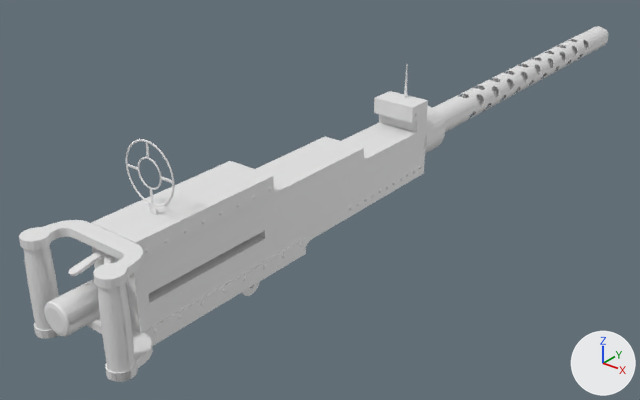
An edit to the Blender file M2 Browning/M2 Browning.blend, drawn before and after from the same camera.
Camera for both pictures: a camera (50 mm lens) standing at (0.909, -1.416, 0.668) and looking at (-0.119, -0.132, -0.128). Every picture has the same lights, and +X, +Y and +Z are marked at lower right. The first picture is the older version. The same objects are shown in both versions, whatever each file hides.

In view in the first picture: 'Barrel Nut', 'Handle Bump', 'Heat Shield', 'Main Body', 'Top Handle' and 4 more.
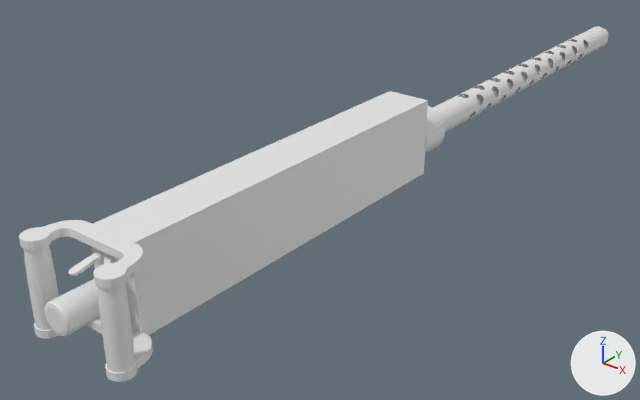
Changed parts and their boxes (x1, y1, x2, y2) in the pictures (640 x 400 px):
```json
{"object": "Main Body", "change": "reshaped", "before": [34, 65, 428, 379], "after": [92, 91, 428, 335], "on screen": "15% narrower, 22% shorter"}
{"part": 1, "of": "me_cube_002", "change": "deleted", "before": [126, 65, 422, 333]}
{"part": 2, "of": "me_cube_002", "change": "reshaped", "before": [41, 94, 418, 379], "after": [93, 94, 418, 335]}
{"object": "Right Handle", "change": "unchanged, uncovered by the edit", "before": [102, 292, 128, 370], "after": [98, 284, 135, 373]}
{"object": "Left Handle", "change": "unchanged, uncovered by the edit", "before": [26, 248, 52, 329], "after": [24, 245, 59, 330]}
{"object": "Bottom Handle", "change": "unchanged, uncovered by the edit", "before": [34, 322, 150, 382], "after": [34, 318, 153, 382]}
```

The change, as JSON lines over the scene's bpy script:
```json
{"block": "me_cube_002", "where": "# used by ob_main_body; location = (0.0, -0.373, 0.009); scale = (0.147, 1.23, 0.256)"}
{"op": "remove", "block": "me_cube_002", "code": "me_cube_002.from_pydata(...)  # 13893 vertices, 11855 faces; spans x -0.688..0.688, y -0.39..0.305, z -0.526..0.757"}
{"op": "add", "block": "me_cube_002", "code": "me_cube_002.from_pydata(...)  # 8 vertices, 6 faces; spans x -0.305..0.305, y -0.305..0.305, z -0.305..0.305"}
{"block": "me_cube_002", "change": "me_cube_002 part 1: 66 loose pieces with 12568 vertices, spanning x -0.344..0.344, y -0.289..0.298, z -0.307..0.757, are deleted"}
{"block": "me_cube_002", "change": "me_cube_002 part 2: 1321 vertices removed from x -0.688..0.688, y -0.39..0.276, z -0.526..0.309; 4 vertices added at x -0.305..0.305, y -0.305, z -0.305..0.305"}
```
